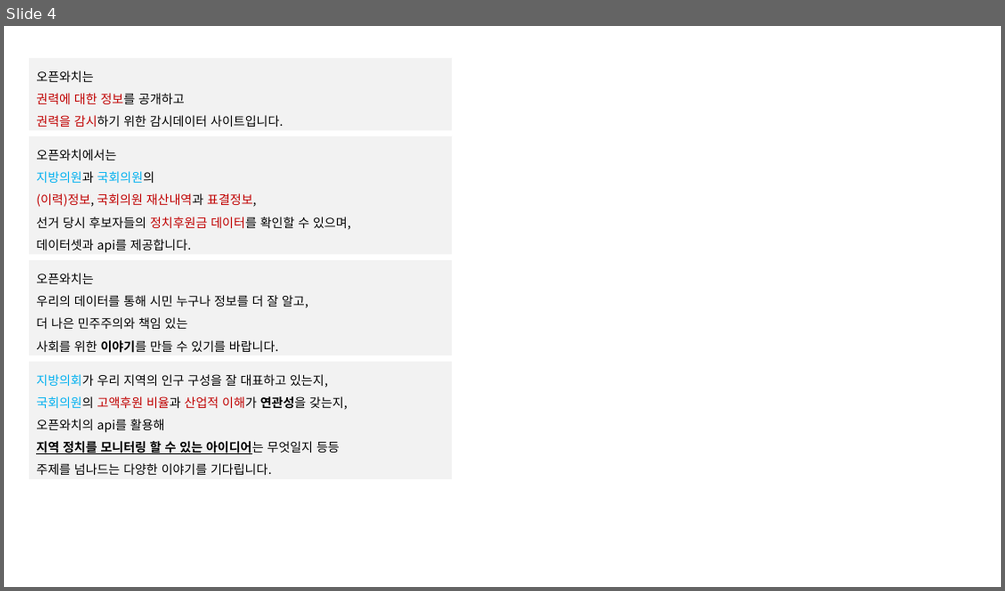
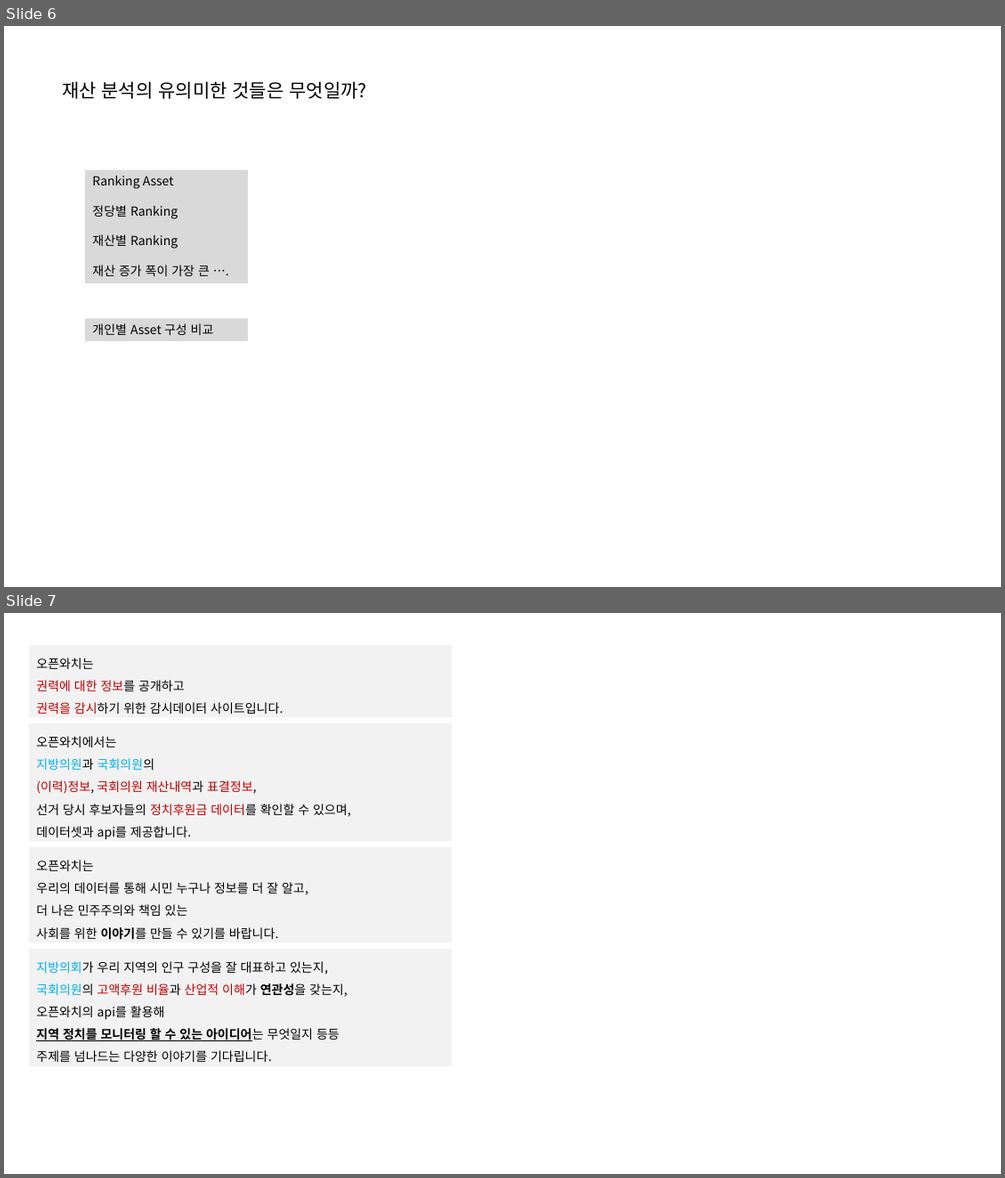
Before and after one commit to wordnbeing/sessac_visualproject, a slide deck: opwatch_visual_prj.pptx. Shown one above the other, each under a label of ours: slide 4 before the commit, slides 6 and 7 after it. The pictures are 1005x591 and 1005x1178 pixels, drawn with LibreOffice and Linux fonts; fonts in the diff are those of the drawing. Boxes give left, top, right and bottom in pixels: in the first picture for what was removed or moved away, otherwise in the second. Text is boxed around its words. In the diff, an @@ line names an element or a change of style, - is before the commit and + after.

```diff
--- a/opwatch_visual_prj.pptx
+++ b/opwatch_visual_prj.pptx
@@ slide 6 added at [4,26,1001,587], background #FFFFFF @@
@@ text added at [62,81,366,99], 18 pt, text #000000 @@
+재산 분석의 유의미한 것들은 무엇일까?
@@ rectangle added at [86,169,249,282], fill #D9D9D9, 12 pt, text #000000 @@
+Ranking Asset
+정당별 Ranking
+재산별 Ranking
+재산 증가 폭이 가장 큰 ….
@@ rectangle added at [86,319,249,341], fill #D9D9D9, 12 pt, text #000000 @@
+개인별 Asset 구성 비교
@@ what was slide 4 is now slide 7 @@
```
Also in this commit, not shown: 2 slides changed, 3 other slides added, 1 slide removed, 43 other files.
